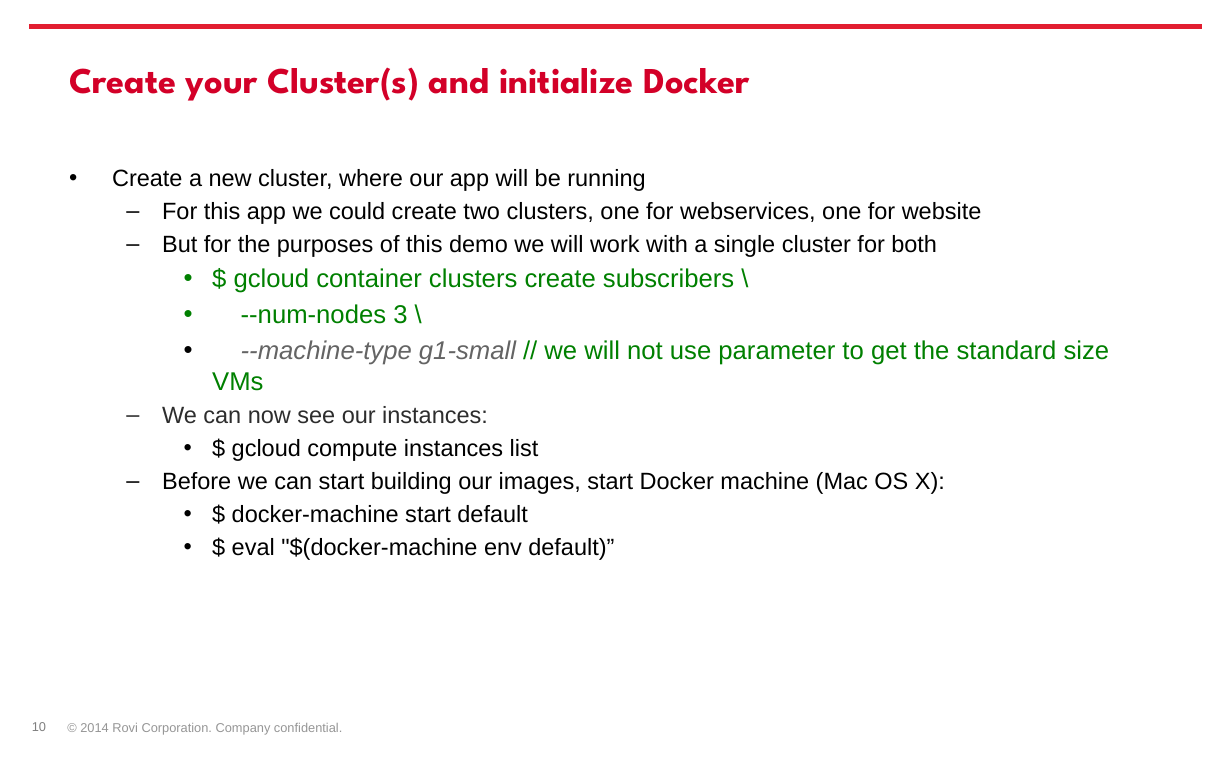
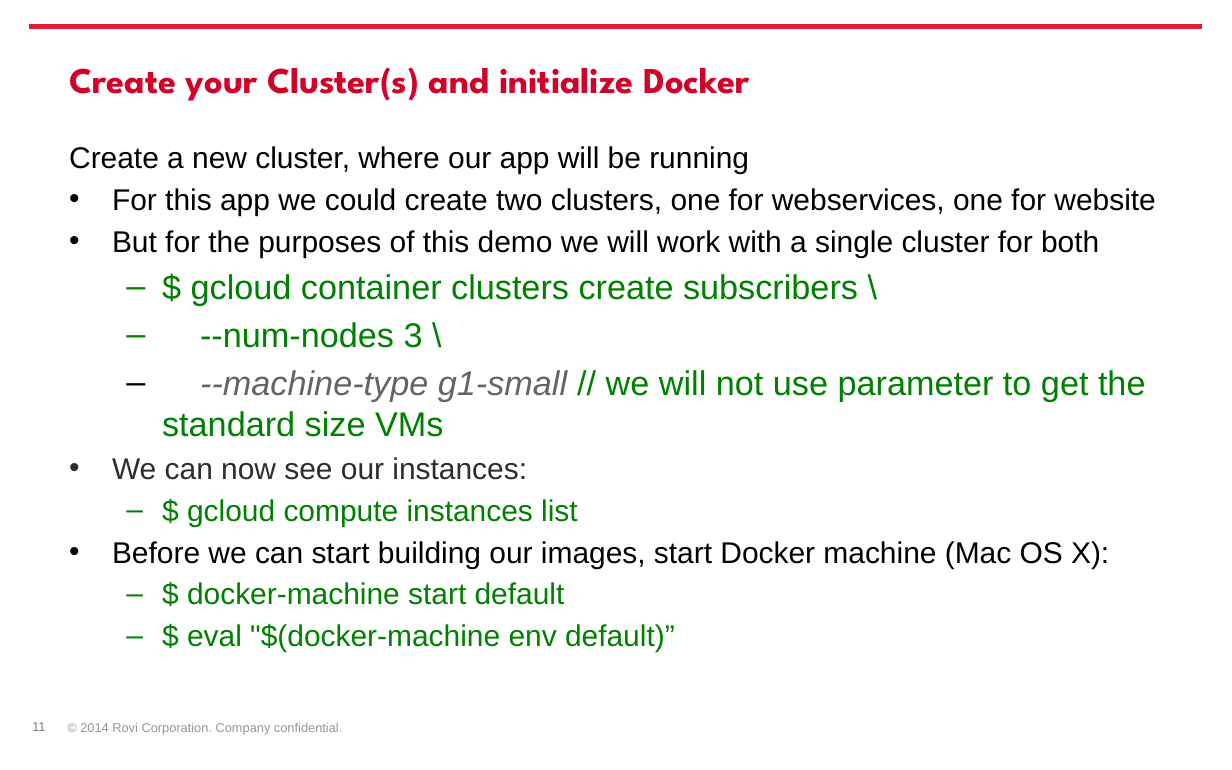
Before and after one commit to gevgev/subscribers, a slide deck: slide 11 of docker-kubernetes-intro-starting-a-project.pptx (slide 10 before the commit). Drawn at 1232x770 pixels with LibreOffice and Linux fonts; fonts in the diff are those of the drawing; background and template pictures are left out. Boxes give left, top, right and bottom in pixels: in the first picture for what was removed or moved away, otherwise in the second. Text is boxed around its words. In the diff, an @@ line names an element or a change of style, - is before the commit and + after.

Commit message:
ppts for initial deployment and rolling update - minor

```diff
--- a/docker-kubernetes-intro-starting-a-project.pptx
+++ b/docker-kubernetes-intro-starting-a-project.pptx
@@ text "Create a new cluster, where ...": place and size @@
-text "Create a new cluster, where ..." at box(112, 169, 1110, 560)
+text "Create a new cluster, where ..." at box(69, 146, 1155, 652)
@@ text "Create a new cluster, where ..." at box(69, 146, 1155, 652): size 22 to 28 pt in "Create a new cluster, where our app ...", "For this app we could create two ...", "But for the purposes of this demo ...", "We can now see our instances:" and 4 more places; size 24 to 32 pt in "$ gcloud container clusters create subscribers \", "--num-nodes 3 \", "--machine-type g1-small // we will not use ..."; text colour #000000 to #008000 in "$ gcloud compute instances list", "$ docker-machine start default", "$ eval "$(docker-machine env default)”"; bullet • to none; more space between paragraphs; bullet – to •; list level 2 to 1 in "For this app we could ..."; list level 2 to 1 in "But for the purposes of ..."; bullet • to –; list level 3 to 2 in "$ gcloud container clusters create ..."; list level 3 to 2 in "--num-nodes 3 \"; list level 3 to 2 in "--machine-type g1-small // we will ..."; list level 2 to 1 in "We can now see our ..."; list level 3 to 2 in "$ gcloud compute instances list"; list level 2 to 1 in "Before we can start building ..."; list level 3 to 2 in "$ docker-machine start default"; list level 3 to 2 in "$ eval "$(docker-machine env default)”" @@
@@ page number at box(32, 722, 45, 731): text changed @@
-10
+11
```
Also in this commit, not shown: 5 other slides changed, 1 slide added.
